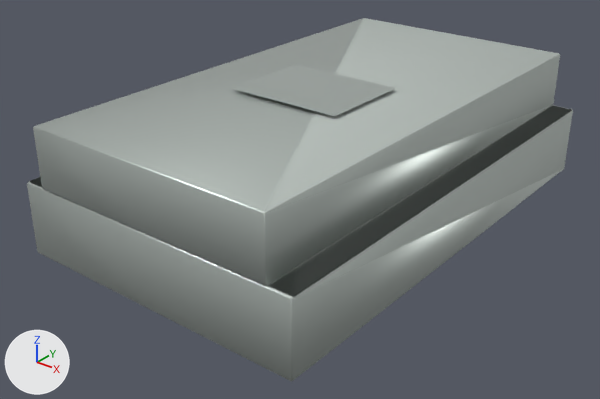
Two versions of the glTF model prototype/assets/models/hulls/carrier_scout_meridian.glb, one commit apart.
Camera for both pictures: a 50 mm camera at (4.22, -5.69, 2.9) aimed at (-0.02, -0.39, -0.38). Lighting does not change. The marker at lower left points along +X, +Y and +Z. The first picture is the older version. Vertices at exactly the same position are counted once.

In view in the first picture: 'carrier_scout_meridian'.
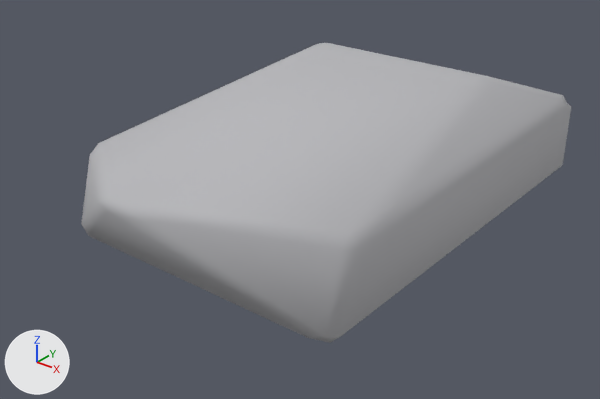
The edits, one by one:
me_carrier_scout_meridian_mesh is used by ob_carrier_scout_meridian; location (0.0, 0.0, 0.0).
me_carrier_scout_meridian_mesh had 92 vertices, 186 faces and spanned x -1.4..1.4, y -2.25..2.25, z -0.6..0.63.
me_carrier_scout_meridian_mesh now has 40 vertices, 76 faces and spans x -1.4..1.4, y -2.53..2.25, z -0.6..0.6.
me_carrier_scout_meridian_mesh part 1: the loose piece of 24 vertices spanning x -1.4..1.4, y -2.25..2.25, z -0.6..0.06 is rebuilt with 40 vertices and now spans x -1.4..1.4, y -2.53..2.25, z -0.6..0.6, in mat_carrier_scout_meridian_structural_mat (light grey #bcbcbf).
me_carrier_scout_meridian_mesh part 2: the loose piece of 24 vertices spanning x -1.19..1.19, y -2.25..2.25, z 0.06..0.6 is deleted.
me_carrier_scout_meridian_mesh part 3: the loose piece of 20 vertices spanning x 1.19..1.4, y -2.23..2.23, z 0.06 is deleted.
me_carrier_scout_meridian_mesh part 4: the loose piece of 4 vertices spanning x -0.56..0.56, y -0.68..0.22, z 0.63 is deleted.
Other edits to the shape of me_carrier_scout_meridian_mesh do not show in these pictures.
me_carrier_scout_meridian_mesh no longer uses material mat_carrier_scout_meridian_armor_mat (light grey #c8d0cb).

Where the change shows, as pixel boxes [x1, y1, x2, y2] in the pictures (600 x 399 px):
'carrier_scout_meridian', reshaped (10% narrower, 17% shorter)
    before: [27, 18, 573, 381]
    after: [81, 43, 571, 343]
part 1 of me_carrier_scout_meridian_mesh, rebuilt
    before: [27, 105, 573, 381]
    after: [81, 43, 571, 343]
part 2 of me_carrier_scout_meridian_mesh, deleted
    before: [33, 18, 560, 286]
part 3 of me_carrier_scout_meridian_mesh, deleted
    before: [269, 106, 572, 297]
part 4 of me_carrier_scout_meridian_mesh, deleted
    before: [231, 65, 396, 116]
